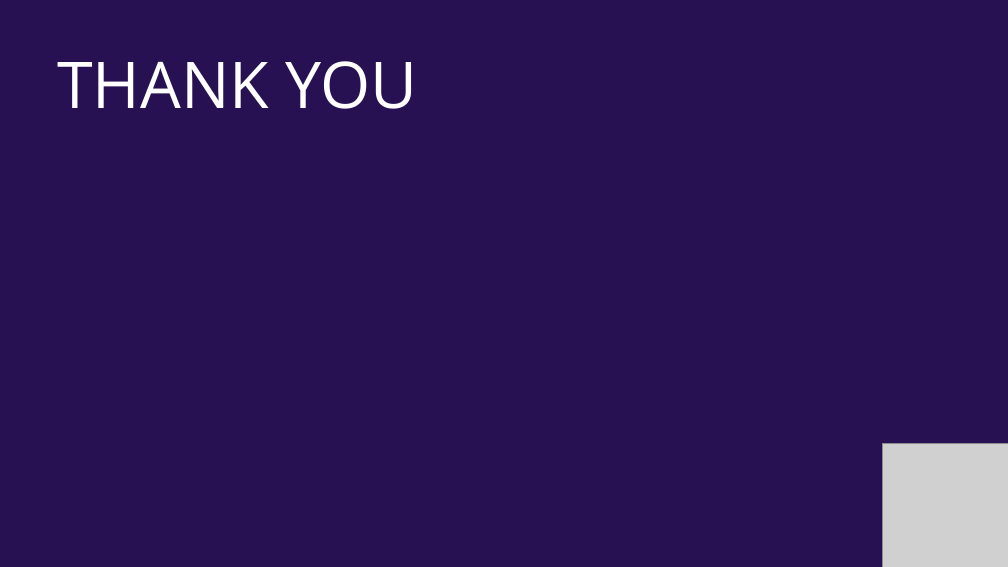
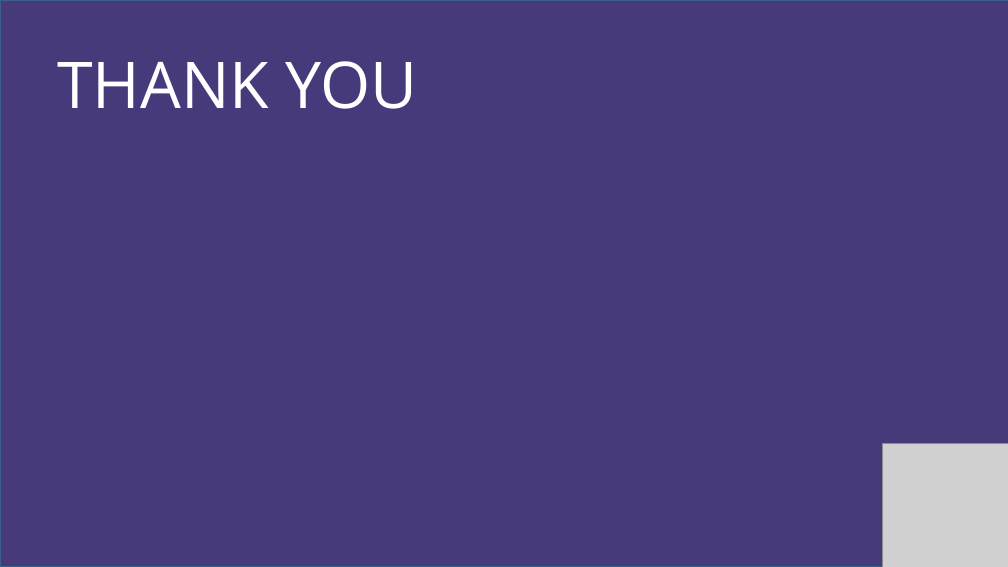
Before and after one commit to hyedinion/DrivePosition, a slide deck: slide 19 of SL_차량용어플리케이션아이디어_Hustar.pptx. Drawn at 1008x567 pixels with LibreOffice and Linux fonts; fonts in the diff are those of the drawing; grey boxes stand for pictures; background and template pictures are left out. Boxes give left, top, right and bottom in pixels: in the first picture for what was removed or moved away, otherwise in the second. Text is boxed around its words. In the diff, an @@ line names an element or a change of style, - is before the commit and + after.

```diff
--- a/SL_차량용어플리케이션아이디어_Hustar.pptx
+++ b/SL_차량용어플리케이션아이디어_Hustar.pptx
@@ rectangle added at [0, 0, 1008, 567], fill #473A7B, outline #3A5F8C 2 pt @@
```
Also in this commit, not shown: 16 other slides changed, 1 slide added, 1 slide removed.
